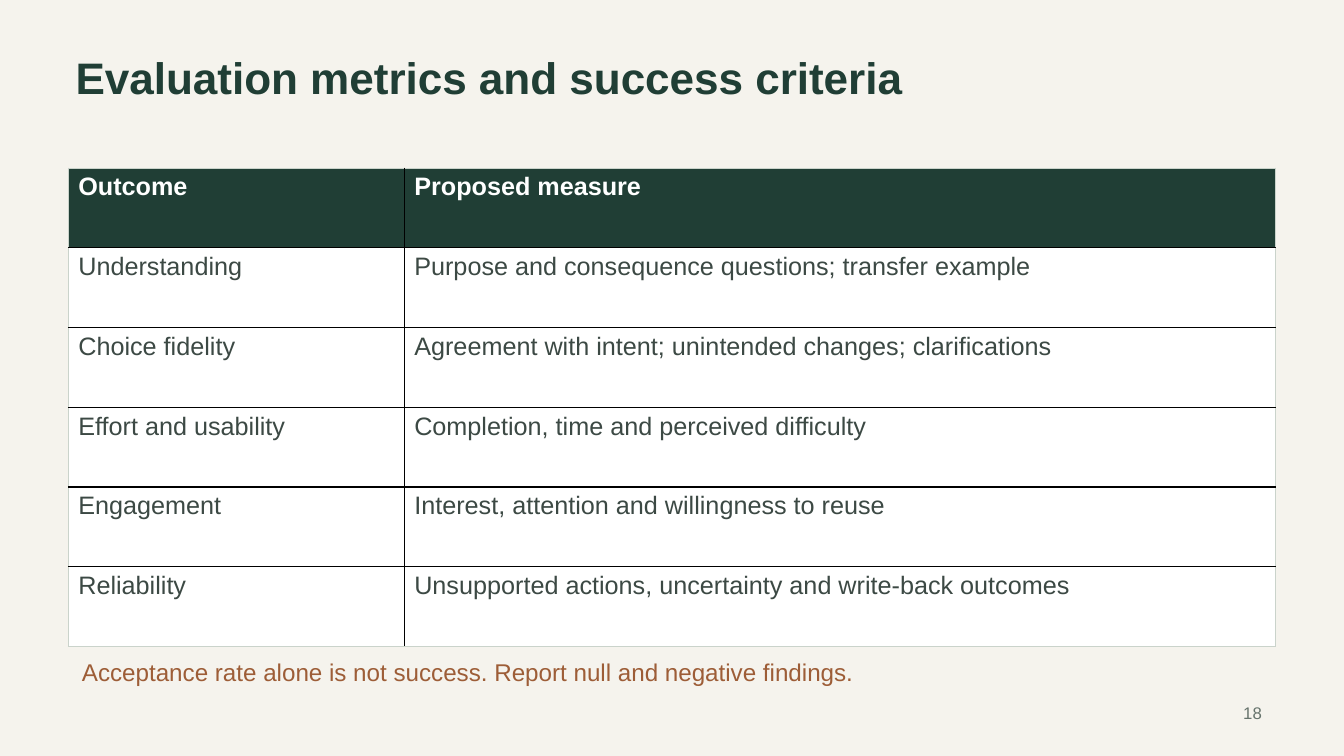
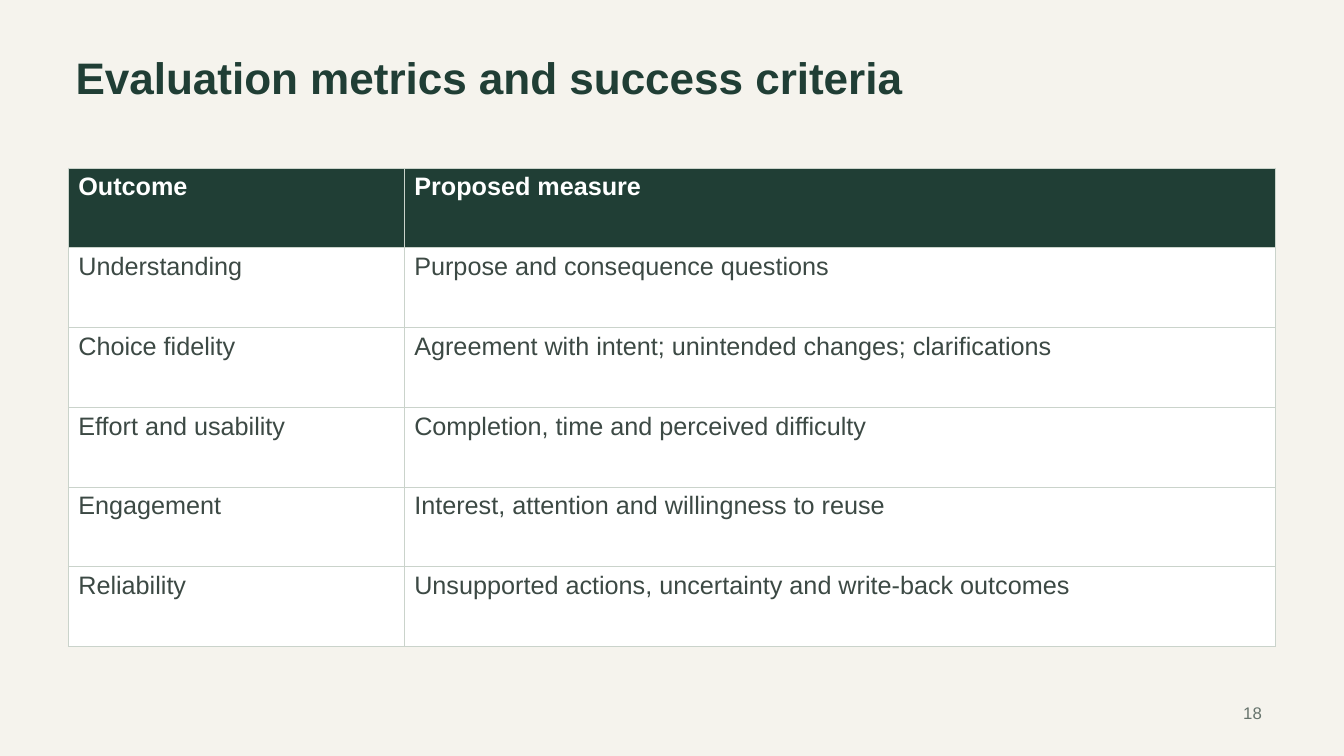
Before and after one commit to CXl0l0/cookiehome, a slide deck: slide 18 of output/presentation-expanded/Cookie_Homes_Presentation_Updated.pptx. Drawn at 1344x756 pixels with LibreOffice and Linux fonts; fonts in the diff are those of the drawing. Boxes give left, top, right and bottom in pixels: in the first picture for what was removed or moved away, otherwise in the second. Text is boxed around its words. In the diff, an @@ line names an element or a change of style, - is before the commit and + after.

```diff
--- a/output/presentation-expanded/Cookie_Homes_Presentation_Updated.pptx
+++ b/output/presentation-expanded/Cookie_Homes_Presentation_Updated.pptx
@@ table at box(69, 168, 1276, 647) @@
-row 2, column 2: Purpose and consequence questions; transfer example
+row 2, column 2: Purpose and consequence questions
@@ borders changed @@
@@ text removed at box(82, 663, 853, 686) @@
-Acceptance rate alone is not success. Report null and negative findings.
```
Also in this commit, not shown: 18 other slides changed, 2 slides added, 2 slides removed, 1 other file.
